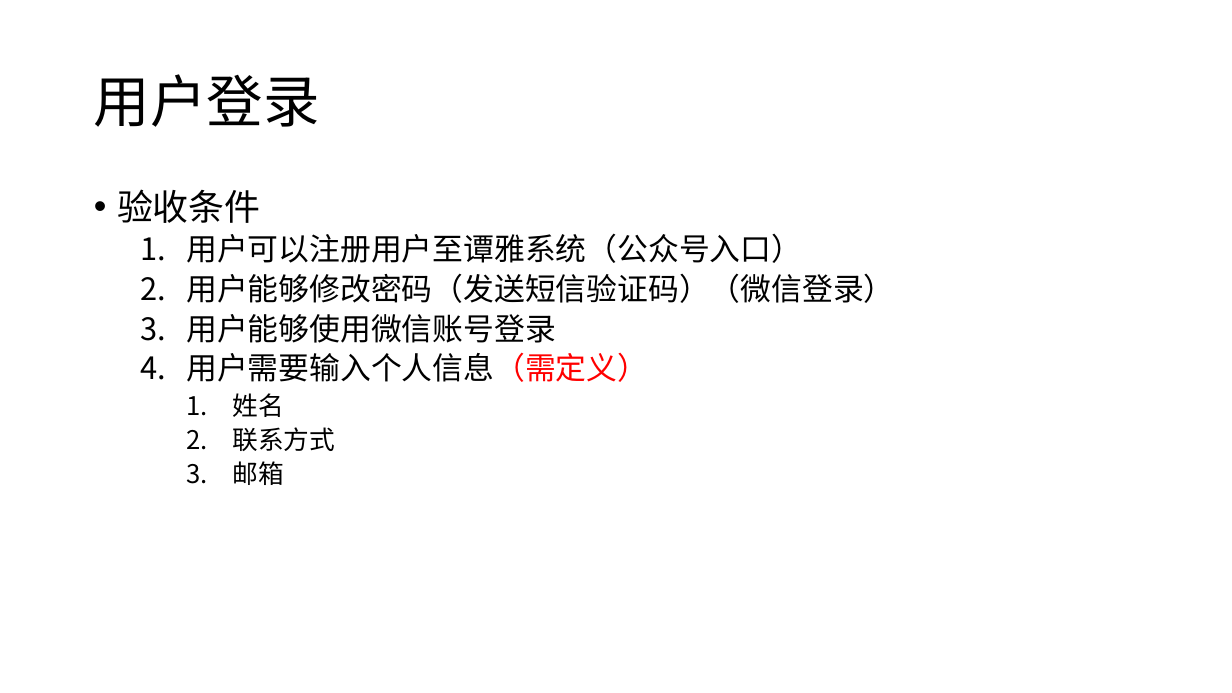
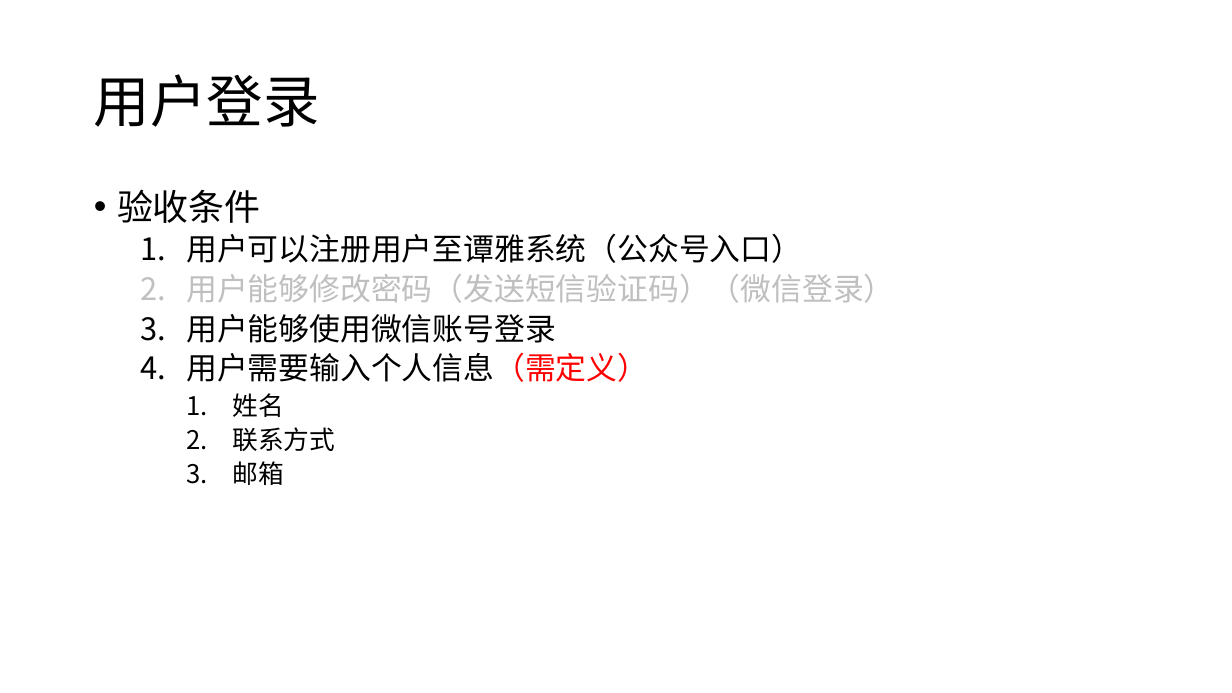
Before and after one commit to swansrp/Tanya, a slide deck: slide 3 of doc/prd.pptx. Drawn at 1232x693 pixels with LibreOffice and Linux fonts; fonts in the diff are those of the drawing. Boxes give left, top, right and bottom in pixels: in the first picture for what was removed or moved away, otherwise in the second. Text is boxed around its words. In the diff, an @@ line names an element or a change of style, - is before the commit and + after.

```diff
--- a/doc/prd.pptx
+++ b/doc/prd.pptx
@@ text at (x1=186, y1=274, x2=894, y2=303): text colour #000000 to #BFBFBF in "用户能够修改密码（发送短信验证码）（微信登录）" @@
```
Also in this commit, not shown: 3 other slides changed.
